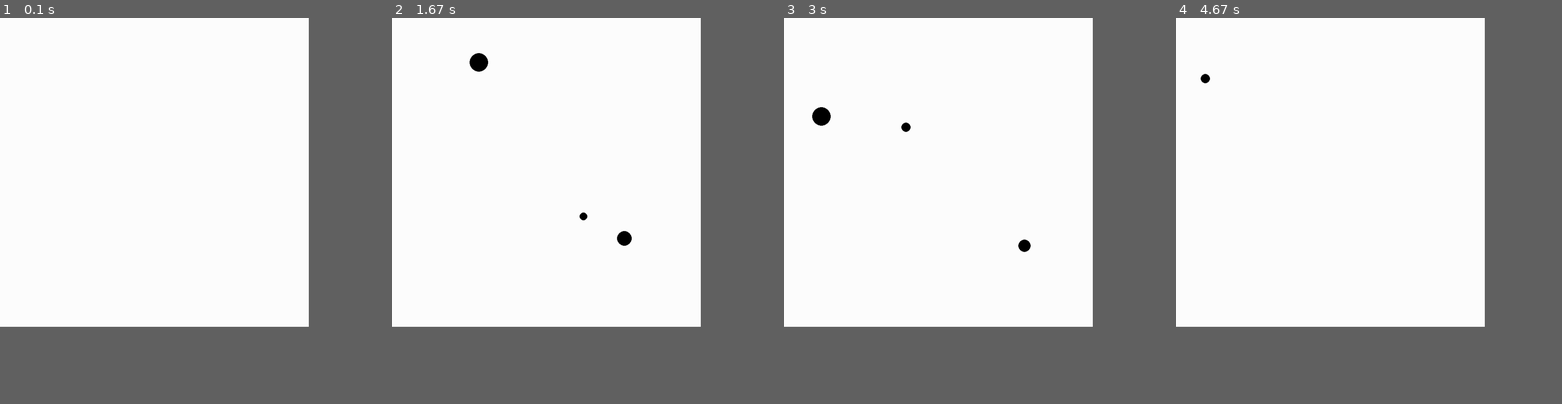
Above: before the commit, frames 1-4 (left to right).
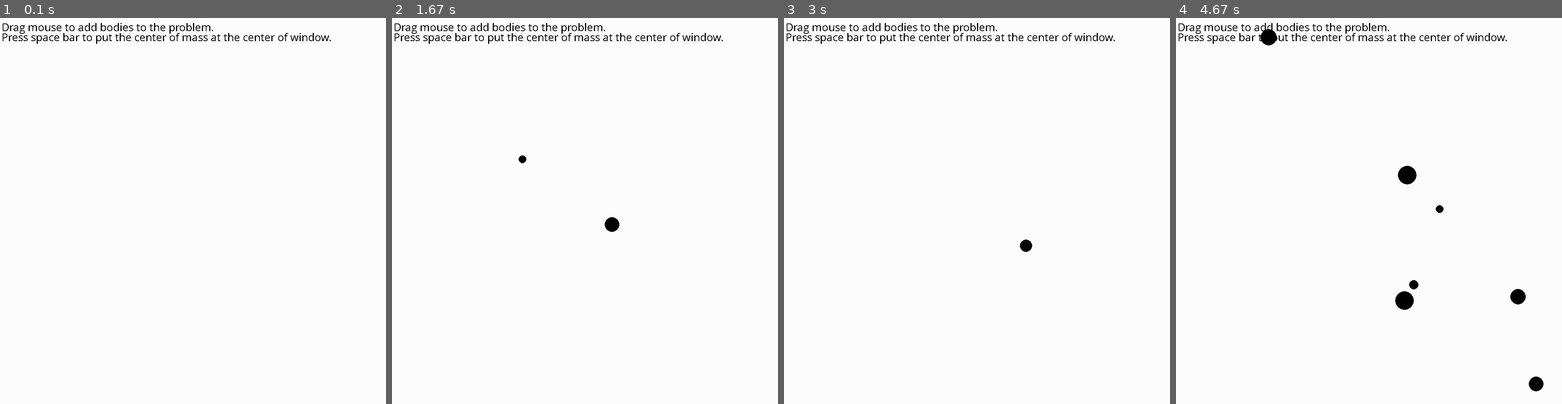
Above: after the commit, the same moments.

Repository: TeyBerendschot/n-bodies
Game: pygame game, started from src/main.py
Two runs of this game, one before a commit and one after it. Both use one fixed random seed, a clock stepped at 60 frames per second and the inputs below.
Inputs (mouse positions are in pixels of both pictures, inside the frame that each line leads up to):
- Up to frame 1 (0.1 s): no input
- Up to frame 2 (1.67 s): tap Space at 0.33 s; press the mouse at (631, 245) at 0.7 s; move the mouse to (557, 156) at 0.8 s; release the mouse at (484, 68) at 0.93 s; press the mouse at (631, 245) at 1.03 s; move the mouse to (608, 249) at 1.13 s; release the mouse at (588, 253) at 1.27 s; press the mouse at (631, 245) at 1.37 s; move the mouse to (581, 187) at 1.47 s; release the mouse at (530, 129) at 1.6 s
- Up to frame 3 (3 s): press the mouse at (1023, 245) at 1.7 s; move the mouse to (926, 183) at 1.8 s; release the mouse at (830, 126) at 1.93 s; press the mouse at (1023, 245) at 2.03 s; move the mouse to (938, 203) at 2.13 s; release the mouse at (857, 160) at 2.27 s; press the mouse at (1023, 245) at 2.37 s; move the mouse to (1007, 218) at 2.47 s; release the mouse at (992, 195) at 2.6 s; press the mouse at (1023, 245) at 2.7 s; move the mouse to (1069, 272) at 2.8 s; release the mouse at (1115, 299) at 2.93 s
- Up to frame 4 (4.67 s): press the mouse at (1415, 245) at 3.03 s; move the mouse to (1349, 191) at 3.13 s; release the mouse at (1284, 141) at 3.27 s; press the mouse at (1415, 245) at 3.37 s; move the mouse to (1372, 218) at 3.47 s; release the mouse at (1330, 195) at 3.6 s; press the mouse at (1415, 245) at 3.7 s; move the mouse to (1353, 180) at 3.8 s; release the mouse at (1295, 118) at 3.93 s; press the mouse at (1415, 245) at 4.03 s; move the mouse to (1322, 295) at 4.13 s; release the mouse at (1233, 346) at 4.27 s; tap Space at 4.33 s
In our replay, the window is 720x720 before the commit and 900x900 after it. These sizes can differ from the game's own. Grey fills any space a smaller window leaves; there, only what the larger window draws over its background counts as a difference.

The runs differ from the first frame. In frame 1, 1.0% of the frame differs, in the area x 0-86%, y 1-7%; in frame 2, 1.5%; in frame 3, 1.3%; in frame 4, 1.9%, in the area x 0-96%, y 1-97%.

Commit message:
add uv script

Diff:
--- a/pyproject.toml
+++ b/pyproject.toml
@@ -14,7 +14,9 @@
     "pre-commit>=4.5.1",
 ]
 
-[tool.setuptools]
-py-modules = ["__init__"]
+[build-system]
+requires = ["setuptools>=42", "wheel"]
+build-backend = "setuptools.build_meta"
 
-[tool.codespell]
+[project.scripts]
+simulation = "main:main"
--- a/src/main.py
+++ b/src/main.py
@@ -10,26 +10,46 @@
 # Gravitational constant
 G = 1e-4
 
+# Window size
+WIDTH = 1000
+HEIGHT = 1000
+
 
 class NBodySimulation:
     def __init__(
-        self, bodies: list[Body], fps: int = 60, title: str = "N-body simulation"
+        self, bodies: list[Body], fps: int = 60, title: str = "0-body simulation"
     ):
         self.bodies = bodies
 
         # Initialize simulation attributes
         pygame.init()
-        self.surface = pygame.display.set_mode((800, 800))
+        pygame.font.init()
+        self.surface = pygame.display.set_mode((WIDTH, HEIGHT))
         pygame.display.set_caption(title)
         self.fps = fps
         self.clock = Clock()
 
         # Place the center of mass of the system in the middle of the canvas
-        self._normalize_system()
+        if self.bodies:
+            self._normalize_system()
 
         # Used to check for mouse drag
         self.mouse_click_start = None
         self.line = None
+
+    def _render_explanation(self):
+        my_font = pygame.font.SysFont("Comic Sans MS", 30)
+        text_surface_drag = my_font.render(
+            "Drag mouse to add bodies to the problem.", False, (0, 0, 0)
+        )
+        text_surface_normalize = my_font.render(
+            "Press space bar to put the center of mass at the center of window.",
+            False,
+            (0, 0, 0),
+        )
+
+        self.surface.blit(text_surface_drag, (4, 4))
+        self.surface.blit(text_surface_normalize, (4, 30))
 
     def draw_center_of_mass(self):
         total_mass = sum(b.mass for b in self.bodies)
@@ -72,6 +92,11 @@
             if event.type == pygame.QUIT:
                 exit()
 
+            if event.type == pygame.KEYDOWN:
+                # Normalize the system when pressing the space bar
+                if event.key == 32:
+                    self._normalize_system()
+
             if event.type == pygame.MOUSEBUTTONDOWN:
                 self.mouse_click_start = event.pos
                 self.line = [event.pos, event.pos]
@@ -96,7 +121,8 @@
         )
 
         self.bodies.append(body)
-        # self._normalize_system()
+
+        pygame.display.set_caption(f"{len(self.bodies)}-body simulation")
 
     def draw_body(self, body: Body):
         circle(
@@ -147,6 +173,9 @@
         if self.line:
             self._draw_line()
 
+        # Render the explanation
+        self._render_explanation()
+
         pygame.display.update()
         self.clock.tick(self.fps)
 
@@ -156,8 +185,12 @@
             self.update()
 
 
-if __name__ == "__main__":
+def main():
     # Start with an empty simulation
-    simulation = NBodySimulation(bodies=[], fps=30)
+    simulation = NBodySimulation(bodies=[], fps=50)
 
     simulation.run()
+
+
+if __name__ == "__main__":
+    main()
Not shown, changed: .gitignore
Not shown, changed: uv.lock
